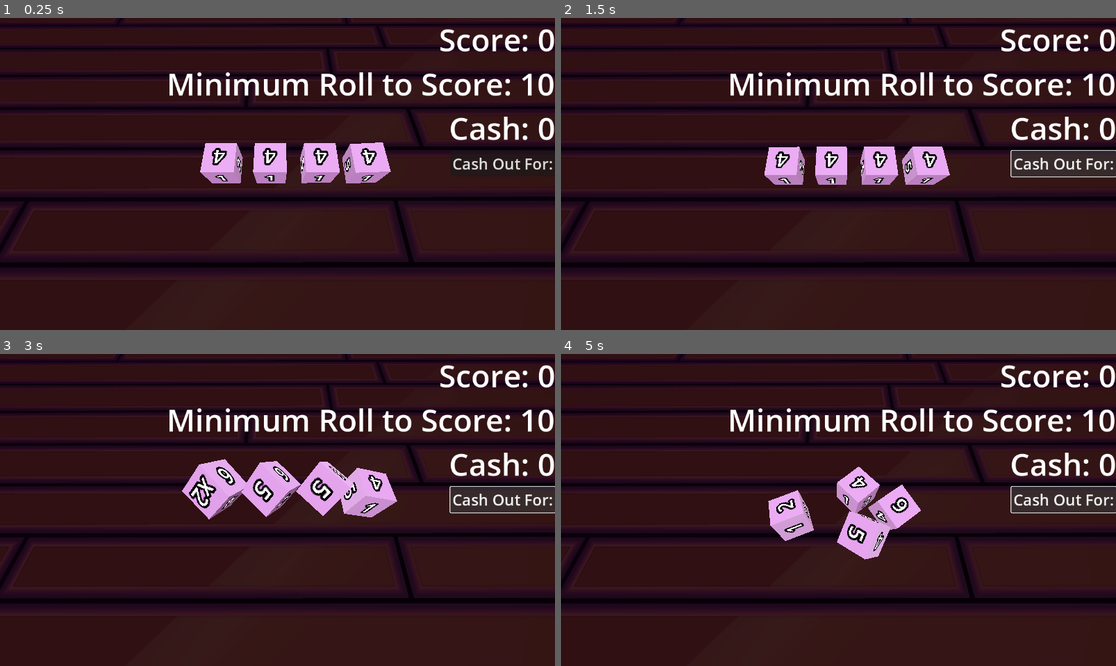
Above: before the commit, frames 1-4 (two rows, left to right).
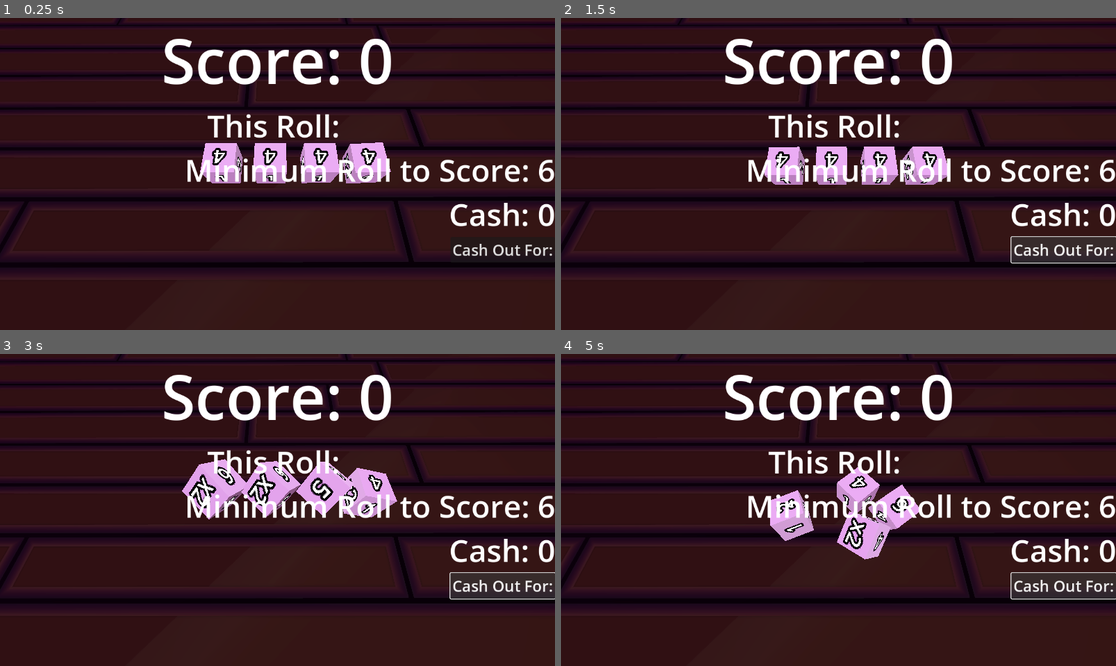
Above: after the commit, the same moments.

Repository: MichaelFar/DiceGame
Game: Godot game, scene res://scenes/play_area.tscn
Same seed, same stepped clock (60 frames per second), same inputs: the game is played once before the commit and once after it. Sound files missing from this copy of the repository are replaced by a short silence.
Inputs:
- Up to frame 1 (0.25 s): no input
- Up to frame 2 (1.5 s): click "Cash Out For:" at 0.5 s; click "Cash Out For:" at 1.25 s
- Up to frame 3 (3 s): click "Cash Out For:" at 2 s; tap Enter at 2.75 s; tap Space (roll_dice) at 2.85 s
- Up to frame 4 (5 s): tap Space (roll_dice) at 3.6, 4.35 s

The runs differ from the first frame. In frame 1, 8.1% of the frame differs, in the area x 29-100%, y 3-77%; in frame 2, 9.2%; in frame 3, 9.5%, in the area x 29-100%, y 3-79%; in frame 4, 9.4%.

Commit message:
Added sound effects to scoring and implemented score target system, need to create cashout and shop

Diff:
--- a/scenes/base_dice.tscn
+++ b/scenes/base_dice.tscn
@@ -6,6 +6,9 @@
 [ext_resource type="AudioStream" uid="uid://qa7evbig4mt3" path="res://sounds/zapsplat_leisure_board_game_dice_set_down_on_playing_board_001_37253.mp3" id="3_s3fxd"]
 [ext_resource type="AudioStream" uid="uid://dpwbmbcis3pmh" path="res://sounds/zapsplat_leisure_board_game_dice_set_down_on_playing_board_002_37254.mp3" id="4_hcwiq"]
 [ext_resource type="AudioStream" uid="uid://crvaror8s0rrk" path="res://sounds/zapsplat_leisure_board_game_dice_set_down_on_playing_board_003_37255.mp3" id="5_6lenu"]
+[ext_resource type="AudioStream" uid="uid://barriqut65vwn" path="res://sounds/zapsplat_multimedia_button_click_bright_001_92098.mp3" id="7_gad76"]
+[ext_resource type="AudioStream" uid="uid://bdlkrpx1s8ghf" path="res://sounds/zapsplat_multimedia_button_click_bright_002_92099.mp3" id="8_0ukub"]
+[ext_resource type="AudioStream" uid="uid://ciwd0bywfg0cn" path="res://sounds/zapsplat_multimedia_button_click_bright_003_92100.mp3" id="9_ckr3o"]
 
 [sub_resource type="StandardMaterial3D" id="StandardMaterial3D_w1ecb"]
 
@@ -14,11 +17,12 @@
 
 [sub_resource type="BoxShape3D" id="BoxShape3D_uvwgb"]
 
-[node name="Dice" type="RigidBody3D" node_paths=PackedStringArray("sideContainer", "audioPlayer", "scoreSoundContainer")]
+[node name="Dice" type="RigidBody3D" node_paths=PackedStringArray("sideContainer", "audioPlayer", "scoreSoundContainer", "preScoreSoundContainer")]
 script = ExtResource("1_7x5lh")
 sideContainer = NodePath("SideContainer")
 audioPlayer = NodePath("Foley2DiceThrowOnGameBoard")
 scoreSoundContainer = NodePath("ScoreSoundContainer")
+preScoreSoundContainer = NodePath("preScoreSoundContainer")
 
 [node name="MeshInstance3D" type="MeshInstance3D" parent="."]
 mesh = SubResource("BoxMesh_6bodm")
@@ -76,5 +80,16 @@
 [node name="ZapsplatLeisureBoardGameDiceSetDownOnPlayingBoard00337255" type="AudioStreamPlayer3D" parent="ScoreSoundContainer"]
 stream = ExtResource("5_6lenu")
 
+[node name="preScoreSoundContainer" type="Node3D" parent="."]
+
+[node name="ZapsplatMultimediaButtonClickBright00192098" type="AudioStreamPlayer3D" parent="preScoreSoundContainer"]
+stream = ExtResource("7_gad76")
+
+[node name="ZapsplatMultimediaButtonClickBright00292099" type="AudioStreamPlayer3D" parent="preScoreSoundContainer"]
+stream = ExtResource("8_0ukub")
+
+[node name="ZapsplatMultimediaButtonClickBright00392100" type="AudioStreamPlayer3D" parent="preScoreSoundContainer"]
+stream = ExtResource("9_ckr3o")
+
 [connection signal="sleeping_state_changed" from="." to="." method="_on_sleeping_state_changed"]
 [connection signal="body_entered" from="Area3D" to="." method="_on_area_3d_body_entered"]
--- a/scenes/dice_container.tscn
+++ b/scenes/dice_container.tscn
@@ -11,7 +11,7 @@
 spawnPoints = NodePath("SpawnPoints")
 
 [node name="DiceResources" type="ResourcePreloader" parent="."]
-resources = [PackedStringArray("base_dice", "base_dice 2", "base_dice 3", "dice_with_mult_test"), [ExtResource("2_taijp"), ExtResource("2_taijp"), ExtResource("2_taijp"), ExtResource("3_gp704")]]
+resources = [PackedStringArray("base_dice 3", "dice_with_mult_test", "dice_with_mult_test 2", "dice_with_mult_test 3"), [ExtResource("2_taijp"), ExtResource("3_gp704"), ExtResource("3_gp704"), ExtResource("3_gp704")]]
 
 [node name="DiceParent" type="Node3D" parent="."]
 
--- a/scenes/dice_with_mult_test.tscn
+++ b/scenes/dice_with_mult_test.tscn
@@ -7,6 +7,9 @@
 [ext_resource type="AudioStream" uid="uid://qa7evbig4mt3" path="res://sounds/zapsplat_leisure_board_game_dice_set_down_on_playing_board_001_37253.mp3" id="3_uhl6x"]
 [ext_resource type="AudioStream" uid="uid://dpwbmbcis3pmh" path="res://sounds/zapsplat_leisure_board_game_dice_set_down_on_playing_board_002_37254.mp3" id="4_s7swu"]
 [ext_resource type="AudioStream" uid="uid://crvaror8s0rrk" path="res://sounds/zapsplat_leisure_board_game_dice_set_down_on_playing_board_003_37255.mp3" id="5_sy0te"]
+[ext_resource type="AudioStream" uid="uid://barriqut65vwn" path="res://sounds/zapsplat_multimedia_button_click_bright_001_92098.mp3" id="8_oiii3"]
+[ext_resource type="AudioStream" uid="uid://bdlkrpx1s8ghf" path="res://sounds/zapsplat_multimedia_button_click_bright_002_92099.mp3" id="9_3kcmd"]
+[ext_resource type="AudioStream" uid="uid://ciwd0bywfg0cn" path="res://sounds/zapsplat_multimedia_button_click_bright_003_92100.mp3" id="10_7iiwn"]
 
 [sub_resource type="StandardMaterial3D" id="StandardMaterial3D_w1ecb"]
 
@@ -15,11 +18,12 @@
 
 [sub_resource type="BoxShape3D" id="BoxShape3D_uvwgb"]
 
-[node name="Dice" type="RigidBody3D" node_paths=PackedStringArray("sideContainer", "audioPlayer", "scoreSoundContainer")]
+[node name="Dice" type="RigidBody3D" node_paths=PackedStringArray("sideContainer", "audioPlayer", "scoreSoundContainer", "preScoreSoundContainer")]
 script = ExtResource("1_hkkbw")
 sideContainer = NodePath("SideContainer")
 audioPlayer = NodePath("Foley2DiceThrowOnGameBoard")
 scoreSoundContainer = NodePath("ScoreSoundContainer")
+preScoreSoundContainer = NodePath("preScoreSoundContainer")
 
 [node name="MeshInstance3D" type="MeshInstance3D" parent="."]
 mesh = SubResource("BoxMesh_6bodm")
@@ -74,6 +78,17 @@
 [node name="ZapsplatLeisureBoardGameDiceSetDownOnPlayingBoard00337255" type="AudioStreamPlayer3D" parent="ScoreSoundContainer"]
 stream = ExtResource("5_sy0te")
 
+[node name="preScoreSoundContainer" type="Node3D" parent="."]
+
+[node name="ZapsplatMultimediaButtonClickBright00192098" type="AudioStreamPlayer3D" parent="preScoreSoundContainer"]
+stream = ExtResource("8_oiii3")
+
+[node name="ZapsplatMultimediaButtonClickBright00292099" type="AudioStreamPlayer3D" parent="preScoreSoundContainer"]
+stream = ExtResource("9_3kcmd")
+
+[node name="ZapsplatMultimediaButtonClickBright00392100" type="AudioStreamPlayer3D" parent="preScoreSoundContainer"]
+stream = ExtResource("10_7iiwn")
+
 [connection signal="sleeping_state_changed" from="." to="." method="_on_sleeping_state_changed"]
 [connection signal="body_entered" from="Area3D" to="." method="_on_area_3d_body_entered"]
 
--- a/scenes/play_area.tscn
+++ b/scenes/play_area.tscn
@@ -1,7 +1,8 @@
-[gd_scene load_steps=11 format=3 uid="uid://yk72ewyxuvl7"]
+[gd_scene load_steps=15 format=3 uid="uid://yk72ewyxuvl7"]
 
 [ext_resource type="Material" path="res://textures/WoodFloorMaterial.tres" id="1_rjdib"]
 [ext_resource type="PackedScene" uid="uid://ctbowrlthk08g" path="res://scenes/dice_container.tscn" id="2_j8wy6"]
+[ext_resource type="AudioStream" uid="uid://c1bpup00og1rg" path="res://sounds/zapsplat_multimedia_game_sound_8_bit_blip_subtle_error_incorrect_112049.mp3" id="3_m1sdc"]
 
 [sub_resource type="ProceduralSkyMaterial" id="ProceduralSkyMaterial_xqc0f"]
 sky_top_color = Color(0.621403, 0.270336, 0.708605, 1)
@@ -28,7 +29,20 @@
 [sub_resource type="BoxShape3D" id="BoxShape3D_5svg5"]
 size = Vector3(1, 8.91614, 12.5461)
 
+[sub_resource type="LabelSettings" id="LabelSettings_2memi"]
+resource_local_to_scene = true
+font_size = 128
+
 [sub_resource type="LabelSettings" id="LabelSettings_s1u6i"]
+resource_local_to_scene = true
+font_size = 64
+
+[sub_resource type="LabelSettings" id="LabelSettings_jnvmo"]
+resource_local_to_scene = true
+font_size = 64
+
+[sub_resource type="LabelSettings" id="LabelSettings_eae40"]
+resource_local_to_scene = true
 font_size = 64
 
 [node name="PlayArea" type="Node3D"]
@@ -58,12 +72,14 @@
 light_size = 0.539
 spot_range = 78.4701
 
-[node name="DiceContainer" parent="." node_paths=PackedStringArray("scoreLabel", "targetLabel", "cashLabel", "cashOutButton") instance=ExtResource("2_j8wy6")]
+[node name="DiceContainer" parent="." node_paths=PackedStringArray("scoreLabel", "targetLabel", "cashLabel", "cashOutButton", "soundContainer", "currentRollLabel") instance=ExtResource("2_j8wy6")]
 transform = Transform3D(-4.37114e-08, 0, 1.2089, 0, 1, 0, -1, 0, -5.28428e-08, 0, 0, 0)
 scoreLabel = NodePath("../Panel/HBoxContainer/ScoreLabel")
 targetLabel = NodePath("../Panel/HBoxContainer/TargetLabel")
 cashLabel = NodePath("../Panel/HBoxContainer/CashLabel")
 cashOutButton = NodePath("../Panel/HBoxContainer/Button")
+soundContainer = NodePath("../SoundContainer")
+currentRollLabel = NodePath("../Panel/HBoxContainer/CurrentScoreLabel")
 
 [node name="Barrier" type="StaticBody3D" parent="."]
 transform = Transform3D(0.979449, -0.201693, 0, 0.201693, 0.979449, 0, 0, 0, 1, 4.37161, 0, 0)
@@ -122,21 +138,27 @@
 layout_mode = 2
 size_flags_vertical = 0
 text = "Score: 0"
+label_settings = SubResource("LabelSettings_2memi")
+horizontal_alignment = 1
+
+[node name="CurrentScoreLabel" type="Label" parent="Panel/HBoxContainer"]
+layout_mode = 2
+text = "This Roll: "
 label_settings = SubResource("LabelSettings_s1u6i")
-horizontal_alignment = 2
+horizontal_alignment = 1
 
 [node name="TargetLabel" type="Label" parent="Panel/HBoxContainer"]
 layout_mode = 2
 size_flags_vertical = 0
 text = "Target: 0"
-label_settings = SubResource("LabelSettings_s1u6i")
+label_settings = SubResource("LabelSettings_jnvmo")
 horizontal_alignment = 2
 
 [node name="CashLabel" type="Label" parent="Panel/HBoxContainer"]
 layout_mode = 2
 size_flags_vertical = 0
 text = "Cash: 0"
-label_settings = SubResource("LabelSettings_s1u6i")
+label_settings = SubResource("LabelSettings_eae40")
 horizontal_alignment = 2
 
 [node name="Button" type="Button" parent="Panel/HBoxContainer"]
@@ -146,3 +168,8 @@
 text = "Cash Out For:
 "
 alignment = 2
+
+[node name="SoundContainer" type="Node3D" parent="."]
+
+[node name="ZapsplatMultimediaGameSound8BitBlipSubtleErrorIncorrect112049" type="AudioStreamPlayer" parent="SoundContainer"]
+stream = ExtResource("3_m1sdc")
--- a/scripts/base_dice.gd
+++ b/scripts/base_dice.gd
@@ -5,6 +5,8 @@
 @export var audioPlayer : AudioStreamPlayer3D
 
 @export var scoreSoundContainer : Node3D
+
+@export var preScoreSoundContainer : Node3D
 
 var currentRollValue : int
 
@@ -76,6 +78,8 @@
 
 	var tween = get_tree().create_tween()
 
+
+
 	var tween_back = func():
 
 		var tween_2 = get_tree().create_tween()
@@ -103,7 +107,7 @@
 	tween.finished.connect(tween_reverse)
 
 	tween.set_trans(Tween.TRANS_SPRING)
-
+	playRandomPreScoreSound()
 	tween.tween_property(scored_label,"basis",scored_label.basis.rotated(scored_label.basis.z, PI/4), .2)
 
 func playRandomScoreSound():
@@ -114,6 +118,14 @@
 
 	scoreSoundContainer.get_children()[rand_index].play()
 
+func playRandomPreScoreSound():
+
+	var rand_obj = RandomNumberGenerator.new()
+
+	var rand_index = rand_obj.randi_range(0, preScoreSoundContainer.get_children().size() - 1)
+
+	preScoreSoundContainer.get_children()[rand_index].play()
+
 func _on_area_3d_body_entered(body: Node3D) -> void:
 
 	if(!audioPlayer.get_playback_position() > 0 && hasRolledOnce):
--- a/scripts/dice_container.gd
+++ b/scripts/dice_container.gd
@@ -13,6 +13,10 @@
 @export var diceParent : Node3D
 
 @export var spawnPoints : Node3D
+
+@export var soundContainer : Node3D
+
+@export var currentRollLabel : Label
 
 var diceArray := []
 
@@ -33,6 +37,8 @@
 	GlobalController.cashOutButton = cashOutButton
 
 	GlobalController.diceContainer = self
+
+	GlobalController.soundContainer = soundContainer
 
 	targetLabel.text ="Minimum Roll to Score: " + str(GlobalController.currentScoreTarget)
 
@@ -156,7 +162,15 @@
 
 	GlobalController.preFinalScore = currentRollScore
 
+	if(currentRollScore < GlobalController.currentScoreTarget):
+		currentRollLabel.label_settings.font_color = Color.BROWN
+	else:
+		currentRollLabel.label_settings.font_color = Color.WHITE
+	currentRollLabel.text = "This Roll: " + str(currentRollScore)
+
 	GlobalController.applyRoundEndScoreModifiers()
+	await GlobalController.finished_round_end
+	currentRollLabel.text = "This Roll: " + str(GlobalController.currentRollScore)
 
 func endRound():
 
--- a/scripts/global_controller.gd
+++ b/scripts/global_controller.gd
@@ -15,7 +15,7 @@
 
 var listOfCurrentRollValues := []
 
-var currentScoreTarget : int = 10:
+var currentScoreTarget : int = 6:
 	set(value):
 		currentScoreTarget = value
 		targetLabel.text = "Minimum Roll to Score: " + str(currentScoreTarget)
@@ -28,7 +28,11 @@
 
 		currentRollScore = value
 		await finished_round_end
-		totalScore += value
+		if(value >= currentScoreTarget):
+			totalScore += value
+		else:
+			soundContainer.get_children()[0].play()
+			totalScore = 0
 
 
 var scoreLabel : Label
@@ -38,6 +42,8 @@
 var cashLabel : Label
 
 var cashOutButton : Button
+
+var soundContainer : Node3D
 
 var callableArray := []
 
@@ -61,17 +67,23 @@
 
 func applyRoundEndScoreModifiers():
 
+	var temp_score = 0
+
 	for i in callableArray:
 
-		currentRollScore = i.call()
+		temp_score += i.call()
+
+	if(temp_score > 0):
+
+		currentRollScore = temp_score
 
 	if(callableArray.size() == 0):
 
 		currentRollScore = preFinalScore
 
-	if(currentRollScore < currentScoreTarget):
-
-		currentRollScore = -totalScore
+	#if(currentRollScore < currentScoreTarget):
+		#
+		#currentRollScore = -totalScore
 
 
 	callableArray = []
Not shown: 1 places in scenes/base_dice.tscn that only renumber resources
Not shown: 1 places in scenes/dice_with_mult_test.tscn that only renumber resources
Not shown, added: sounds/zapsplat_multimedia_button_click_bright_001_92098.mp3.import
Not shown, added: sounds/zapsplat_multimedia_button_click_bright_002_92099.mp3.import
Not shown, added: sounds/zapsplat_multimedia_button_click_bright_003_92100.mp3.import
Not shown, added: sounds/zapsplat_multimedia_game_sound_8_bit_blip_subtle_error_incorrect_112049.mp3.import
Not shown, added: sounds/zapsplat_multimedia_button_click_bright_001_92098.mp3
Not shown, added: sounds/zapsplat_multimedia_button_click_bright_002_92099.mp3
Not shown, added: sounds/zapsplat_multimedia_button_click_bright_003_92100.mp3
Not shown, added: sounds/zapsplat_multimedia_game_sound_8_bit_blip_subtle_error_incorrect_112049.mp3
